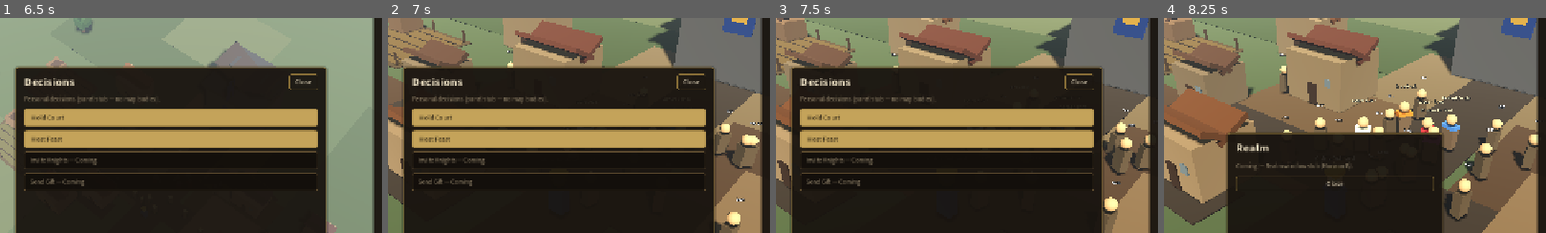
Above: before the commit, frames 1-4 (left to right).
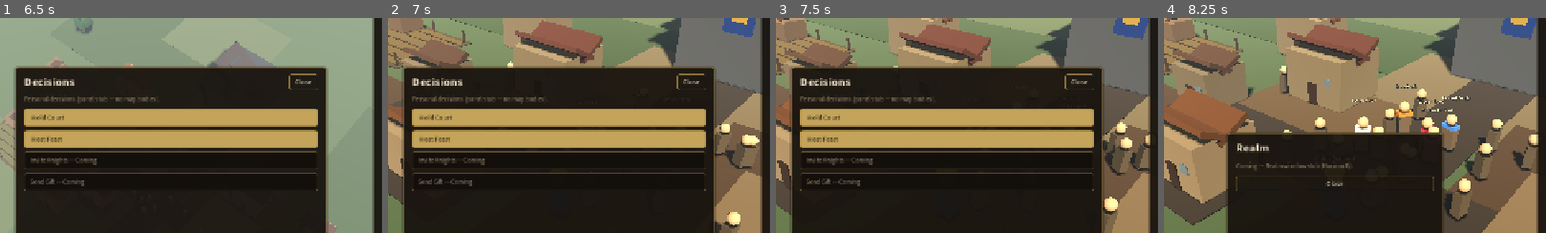
Above: after the commit, the same moments.

Repository: lpoyoll/Realm-of-Kings
Game: Godot game, scene res://scenes/main.tscn
Same seed, same stepped clock (60 frames per second), same inputs: the game is played once before the commit and once after it.
Inputs:
- Up to frame 1 (6.5 s): click "Rlm" at 0.5 s; click "Mil" at 1.25 s; click "Cou" at 2 s; click "Crt" at 2.75 s; click "Int" at 3.5 s; click "Dec" at 4.25 s; click "Ashford County seat" at 5 s; click "Aldric Ashford Baron" at 5.75 s
- Up to frame 2 (7 s): click "Go to" at 6.5 s
- Up to frame 3 (7.5 s): click "Go to" at 7.25 s
- Up to frame 4 (8.25 s): click "Rlm" at 8 s
The pictures show only the part of the screen within x 28-78%, y 11-61%; the shares and areas given below are measured in that part.

Frame 1 is identical in both runs. In frame 2, less than 0.1% of the frame differs, in the area x 31-98%, y 15-86%; in frame 3, less than 0.1%; in frame 4, 0.2%, in the area x 30-98%, y 16-69%.

Commit message:
Street zoom: hide villager nameplates to kill label blob.
Strategy still fades plates; Street keeps ruler + named NPCs (or selected) only.

Diff:
--- a/scripts/main.gd
+++ b/scripts/main.gd
@@ -326,15 +326,31 @@
 func _update_nameplates() -> void:
 	if camera_rig == null or not camera_rig.has_method("get_zoom_t"):
 		return
-	var t: float = camera_rig.get_zoom_t()
-	# Fade out as we enter strategy band (t > 0.55 is Strategy label)
-	var alpha: float = clampf(1.0 - (t - 0.40) / 0.20, 0.0, 1.0)
-	var show: bool = alpha > 0.05
+	var zt: float = camera_rig.get_zoom_t()
+	# Strategy band: fade all plates. Street: only ruler + named NPCs (or selected).
+	var strategy_alpha: float = clampf(1.0 - (zt - 0.40) / 0.20, 0.0, 1.0)
+	var in_strategy: bool = zt > 0.55
 	for n in get_tree().get_nodes_in_group("nameplates"):
-		if n is Label3D:
-			var lab := n as Label3D
-			lab.visible = show
-			lab.modulate = Color(lab.modulate.r, lab.modulate.g, lab.modulate.b, alpha)
+		if not (n is Label3D):
+			continue
+		var lab := n as Label3D
+		var owner: Node = lab.get_parent()
+		var is_important: bool = false
+		if owner != null:
+			is_important = owner.is_in_group("ruler") or owner.is_in_group("npcs")
+			if selected != null and (owner == selected or lab.get_parent() == selected):
+				is_important = true
+		var alpha: float = 0.0
+		var show: bool = false
+		if in_strategy:
+			alpha = strategy_alpha
+			show = is_important and alpha > 0.05
+		else:
+			# Street: hide villager blob; keep important plates full
+			show = is_important
+			alpha = 1.0 if is_important else 0.0
+		lab.visible = show
+		lab.modulate = Color(lab.modulate.r, lab.modulate.g, lab.modulate.b, alpha)
 
 
 func _raycast() -> Dictionary:
